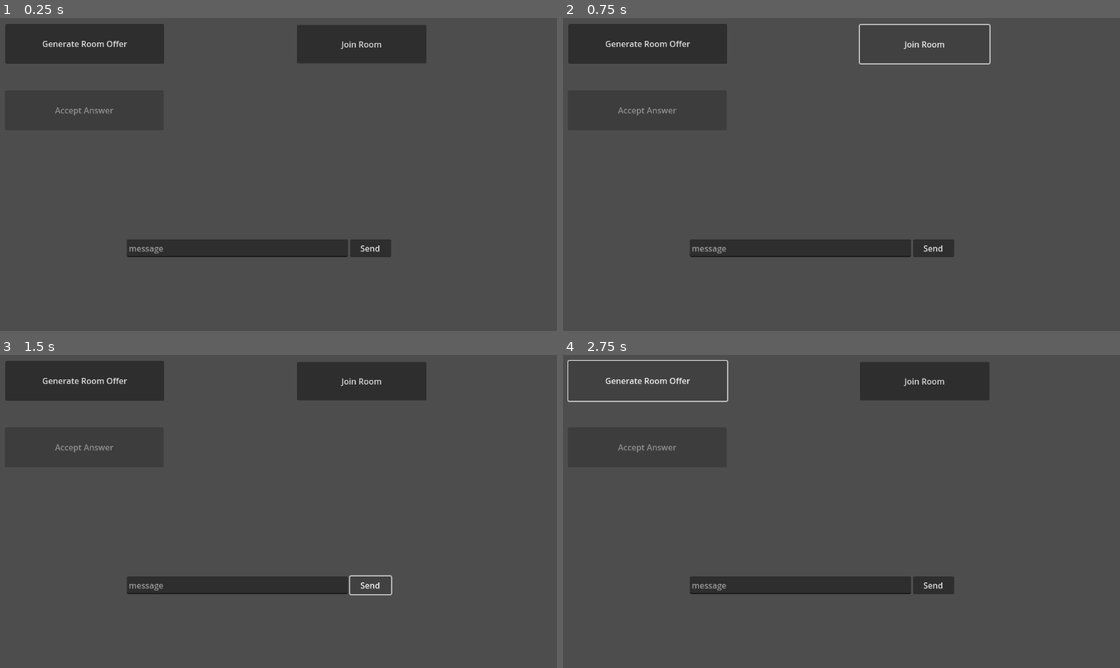
Above: before the commit, frames 1-4 (two rows, left to right).
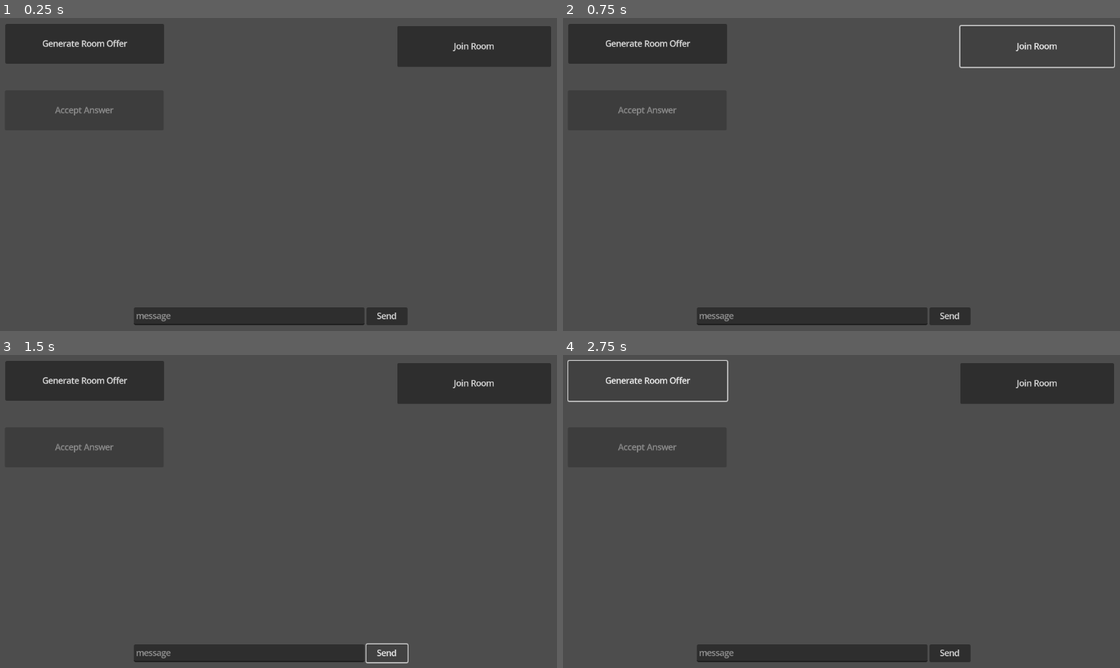
Above: after the commit, the same moments.

Repository: LegoGuy32109/godot-js-bridge
Game: Godot game, scene res://Test.tscn
Two runs of this game, one before a commit and one after it. Both use one fixed random seed, a clock stepped at 60 frames per second and the inputs below.
Inputs:
- Up to frame 1 (0.25 s): no input
- Up to frame 2 (0.75 s): click "Join Room" at 0.5 s
- Up to frame 3 (1.5 s): click "Send" at 1.25 s
- Up to frame 4 (2.75 s): click "Generate Room Offer" at 2 s

The runs differ from the first frame. In frame 1, 11% of the frame differs, in the area x 7-99%, y 2-99%; in frame 2, 6.2%; in frame 3, 10%; in frame 4, 11%.

Commit message:
working on putting UI in control nodes

Diff:
--- a/Test.gd
+++ b/Test.gd
@@ -1,4 +1,4 @@
-extends Node2D
+extends CanvasLayer
 
 var window
 var navigator
@@ -40,8 +40,6 @@
 	print(result.message)
 
 
-
-
 var offers_recieved_callback = JavaScriptBridge.create_callback(_on_offers_recieved)
 func _on_offers_recieved(args):
 	var result = get_object_from_js(args)
@@ -67,21 +65,6 @@
 	# TODO: check if room is full then disable accpeting answsers
 
 	print(result.message)
-
-
-func _ready():
-	%copy_offer_button.visible = false
-	%accept_answer_button.disabled = true
-	%generate_offers_button.disabled = false
-
-	%join_room_button.disabled = false
-
-	if not_on_web():
-		return
-
-	# access the window to call js functions
-	window = JavaScriptBridge.get_interface("window")
-	navigator = JavaScriptBridge.get_interface("navigator")
 
 
 func _on_generate_offers_button() -> void:
@@ -110,3 +93,27 @@
 		print("Copied room offer to clipboard")
 	else:
 		printerr("No room offer in scope")
+
+
+func _ready():
+	%copy_offer_button.visible = false
+	%accept_answer_button.disabled = true
+	%generate_offers_button.disabled = false
+
+	%join_room_button.disabled = false
+
+	if not_on_web():
+		return
+
+	# access the window to call js functions
+	window = JavaScriptBridge.get_interface("window")
+	navigator = JavaScriptBridge.get_interface("navigator")
+
+
+
+func _on_send_msg_button_pressed() -> void:
+	var text_edit: TextEdit = %lobby_chat_textedit
+	var msg = text_edit.text
+
+	print(msg)
+	text_edit.clear()
--- a/Test.tscn
+++ b/Test.tscn
@@ -2,10 +2,14 @@
 
 [ext_resource type="Script" path="res://Test.gd" id="1_moqa0"]
 
-[node name="Node2D" type="Node2D"]
+[node name="Lobby UI" type="CanvasLayer"]
 script = ExtResource("1_moqa0")
+metadata/_edit_lock_ = true
 
-[node name="Host Controls" type="Node2D" parent="."]
+[node name="Host Controls" type="Control" parent="."]
+layout_mode = 3
+anchors_preset = 0
+metadata/_edit_lock_ = true
 
 [node name="accept_answer_button" type="Button" parent="Host Controls"]
 unique_name_in_owner = true
@@ -31,46 +35,93 @@
 offset_bottom = 141.0
 text = "Copy Offer Text"
 
-[node name="Guest Controls" type="Node2D" parent="."]
+[node name="Guest Controls" type="Control" parent="."]
+layout_mode = 3
+anchors_preset = 0
+offset_left = 1153.0
+offset_top = 3.0
+offset_right = 1153.0
+offset_bottom = 3.0
+metadata/_edit_lock_ = true
 
-[node name="join_room_button" type="Button" parent="Guest Controls"]
+[node name="MarginContainer" type="MarginContainer" parent="Guest Controls"]
+layout_mode = 1
+anchors_preset = 1
+anchor_left = 1.0
+anchor_right = 1.0
+offset_left = -87.0
+offset_bottom = 40.0
+grow_horizontal = 0
+theme_override_constants/margin_left = 30
+theme_override_constants/margin_top = 30
+theme_override_constants/margin_right = 30
+theme_override_constants/margin_bottom = 30
+
+[node name="join_room_button" type="Button" parent="Guest Controls/MarginContainer"]
 unique_name_in_owner = true
-offset_left = 627.0
-offset_top = 31.0
-offset_right = 880.0
-offset_bottom = 106.0
+custom_minimum_size = Vector2(300, 80)
+layout_mode = 2
 text = "Join Room"
 
-[node name="Chat Interface" type="Node2D" parent="."]
+[node name="Chat Interface" type="Control" parent="."]
+layout_mode = 3
+anchor_left = 0.5
+anchor_top = 1.0
+anchor_right = 0.5
+anchor_bottom = 1.0
+offset_left = -50.3225
+offset_top = -17.53
+offset_right = 50.3225
+grow_horizontal = 2
+grow_vertical = 0
 
-[node name="HSplitContainer" type="HBoxContainer" parent="Chat Interface"]
-offset_left = 295.0
-offset_top = 450.0
-offset_right = 811.0
-offset_bottom = 485.0
+[node name="MarginContainer" type="MarginContainer" parent="Chat Interface"]
+layout_mode = 1
+anchors_preset = 7
+anchor_left = 0.5
+anchor_top = 1.0
+anchor_right = 0.5
+anchor_bottom = 1.0
+offset_left = -297.323
+offset_top = -94.53
+offset_right = 296.677
+offset_bottom = 0.469999
+grow_horizontal = 2
+grow_vertical = 0
+size_flags_horizontal = 4
+size_flags_vertical = 8
+theme_override_constants/margin_left = 30
+theme_override_constants/margin_top = 30
+theme_override_constants/margin_right = 30
+theme_override_constants/margin_bottom = 30
 
-[node name="TextEdit" type="TextEdit" parent="Chat Interface/HSplitContainer" node_paths=PackedStringArray("shortcut_context")]
-custom_minimum_size = Vector2(0, 20)
+[node name="HSplitContainer" type="HBoxContainer" parent="Chat Interface/MarginContainer"]
+layout_mode = 2
+
+[node name="lobby_chat_textedit" type="TextEdit" parent="Chat Interface/MarginContainer/HSplitContainer"]
+unique_name_in_owner = true
+custom_minimum_size = Vector2(450, 20)
 layout_mode = 2
 size_flags_horizontal = 3
-focus_neighbor_right = NodePath("../Button")
-focus_next = NodePath("../Button")
-shortcut_context = NodePath("")
+focus_neighbor_right = NodePath("../send_msg_button")
+focus_next = NodePath("../send_msg_button")
 placeholder_text = "message"
 wrap_mode = 1
 scroll_fit_content_height = true
 caret_blink = true
 caret_multiple = false
 
-[node name="Button" type="Button" parent="Chat Interface/HSplitContainer"]
+[node name="send_msg_button" type="Button" parent="Chat Interface/MarginContainer/HSplitContainer"]
+unique_name_in_owner = true
 custom_minimum_size = Vector2(80, 35)
 layout_mode = 2
 size_flags_vertical = 8
-focus_neighbor_left = NodePath("../TextEdit")
-focus_previous = NodePath("../TextEdit")
+focus_neighbor_left = NodePath("../lobby_chat_textedit")
+focus_previous = NodePath("../lobby_chat_textedit")
 text = "Send"
 
 [connection signal="pressed" from="Host Controls/accept_answer_button" to="." method="_on_accept_answer_button"]
 [connection signal="pressed" from="Host Controls/generate_offers_button" to="." method="_on_generate_offers_button"]
 [connection signal="pressed" from="Host Controls/copy_offer_button" to="." method="_on_copy_offer_button"]
-[connection signal="pressed" from="Guest Controls/join_room_button" to="." method="_on_join_room_button"]
+[connection signal="pressed" from="Guest Controls/MarginContainer/join_room_button" to="." method="_on_join_room_button"]
+[connection signal="pressed" from="Chat Interface/MarginContainer/HSplitContainer/send_msg_button" to="." method="_on_send_msg_button_pressed"]
--- a/project.godot
+++ b/project.godot
@@ -15,6 +15,10 @@
 config/features=PackedStringArray("4.3", "GL Compatibility")
 config/icon="res://icon.svg"
 
+[gui]
+
+theme/default_font_multichannel_signed_distance_field=true
+
 [rendering]
 
 renderer/rendering_method="gl_compatibility"
